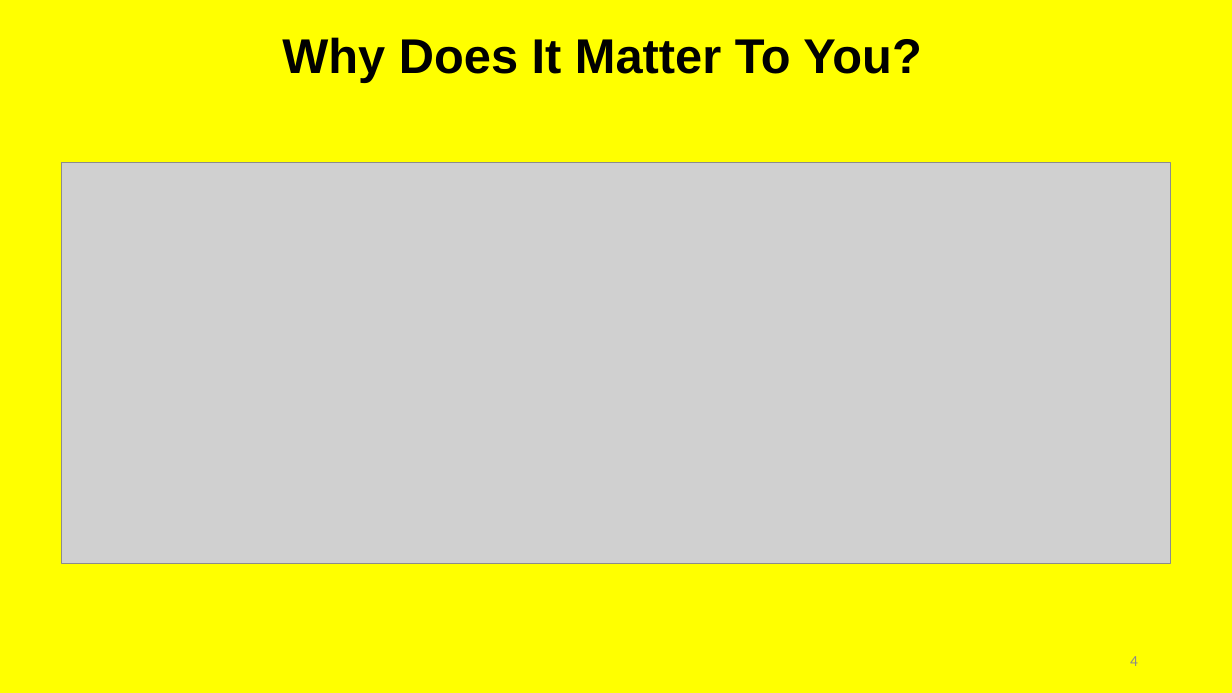
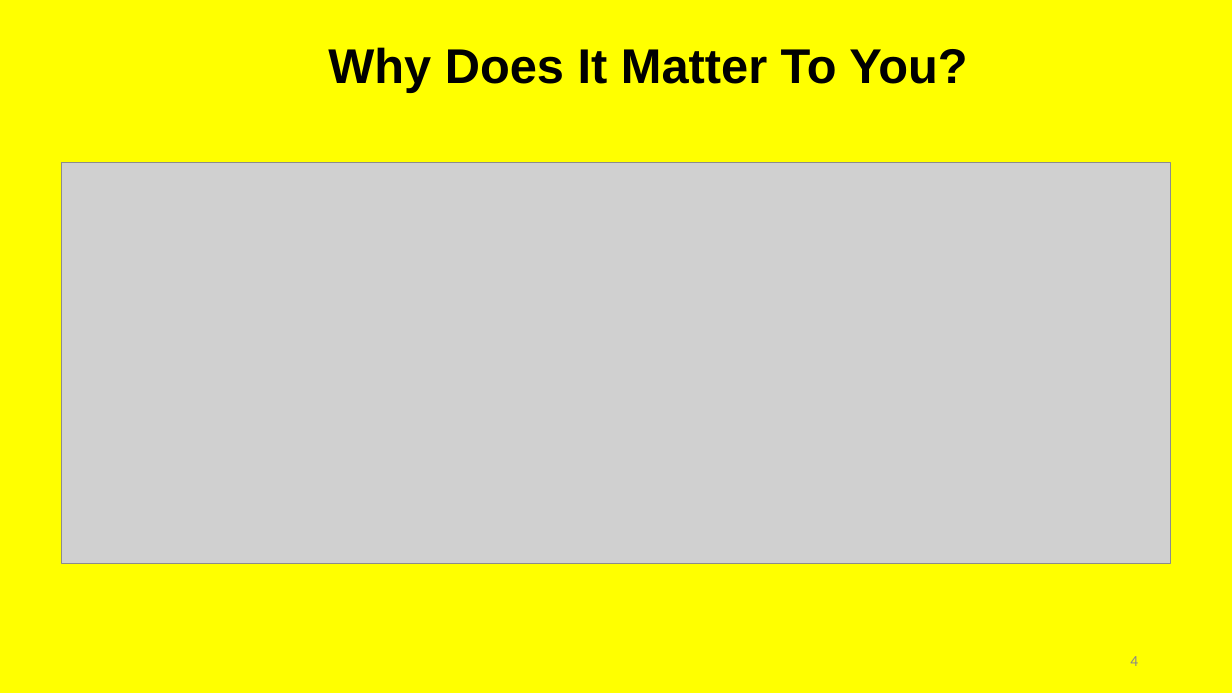
Before and after one commit to irregularchat/template-instructional-design, a slide deck: slide 4 of Development-Training_Name/4-Implement/Lesson_Plans-POI_NAME/Lesson_Plan01-NAME/Audio_Visual-Template/Lesson_Slide-LESSON_NAME.odp. Drawn at 1232x693 pixels with LibreOffice and Linux fonts; fonts in the diff are those of the drawing; grey boxes stand for pictures. Boxes give left, top, right and bottom in pixels: in the first picture for what was removed or moved away, otherwise in the second. Text is boxed around its words. In the diff, an @@ line names an element or a change of style, - is before the commit and + after.

```diff
--- a/Development-Training_Name/4-Implement/Lesson_Plans-POI_NAME/Lesson_Plan01-NAME/Audio_Visual-Template/Lesson_Slide-LESSON_NAME.odp
+++ b/Development-Training_Name/4-Implement/Lesson_Plans-POI_NAME/Lesson_Plan01-NAME/Audio_Visual-Template/Lesson_Slide-LESSON_NAME.odp
@@ title "Why Does It Matter To ...": place and size @@
-title "Why Does It Matter To ..." at (282, 37, 921, 82)
+title "Why Does It Matter To ..." at (328, 47, 967, 92)
@@ page number at (1130, 656, 1138, 666): text colour #8C8C8C to #898989 @@
```
Also in this commit, not shown: 5 other slides changed, 2 other files.
